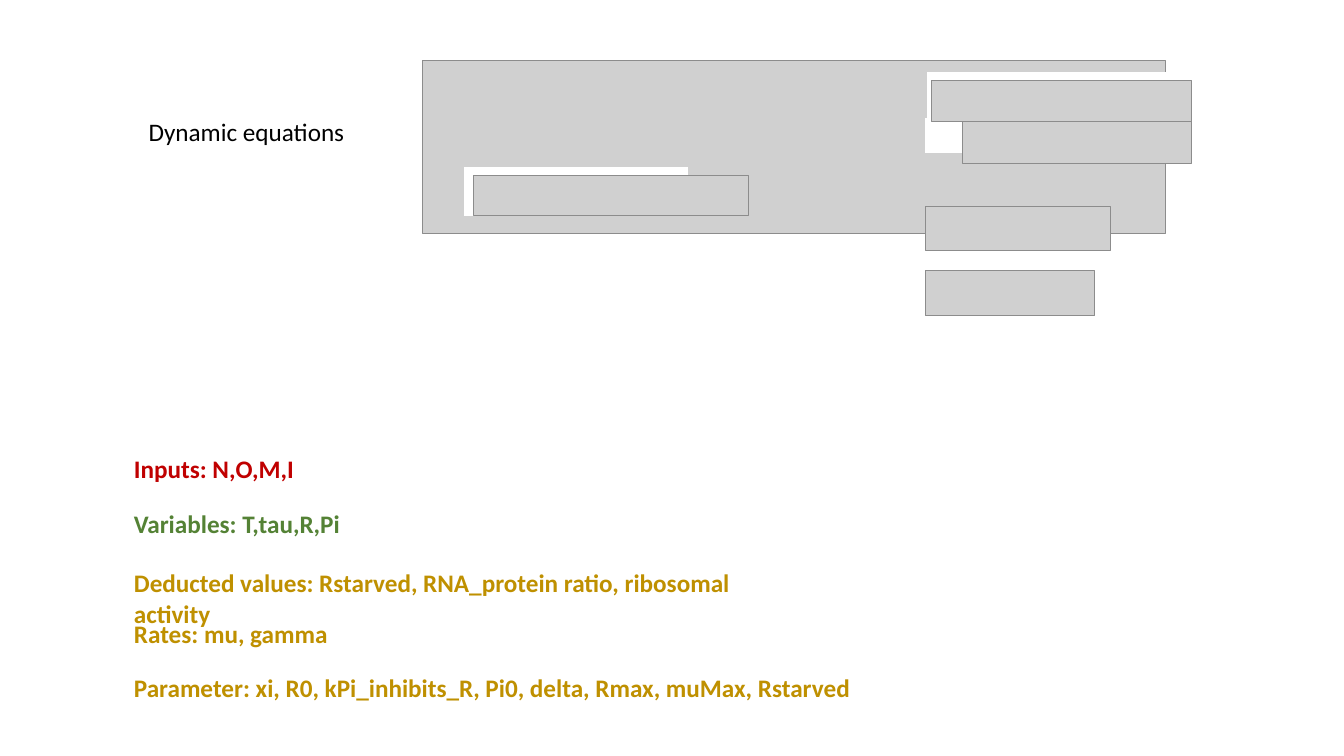
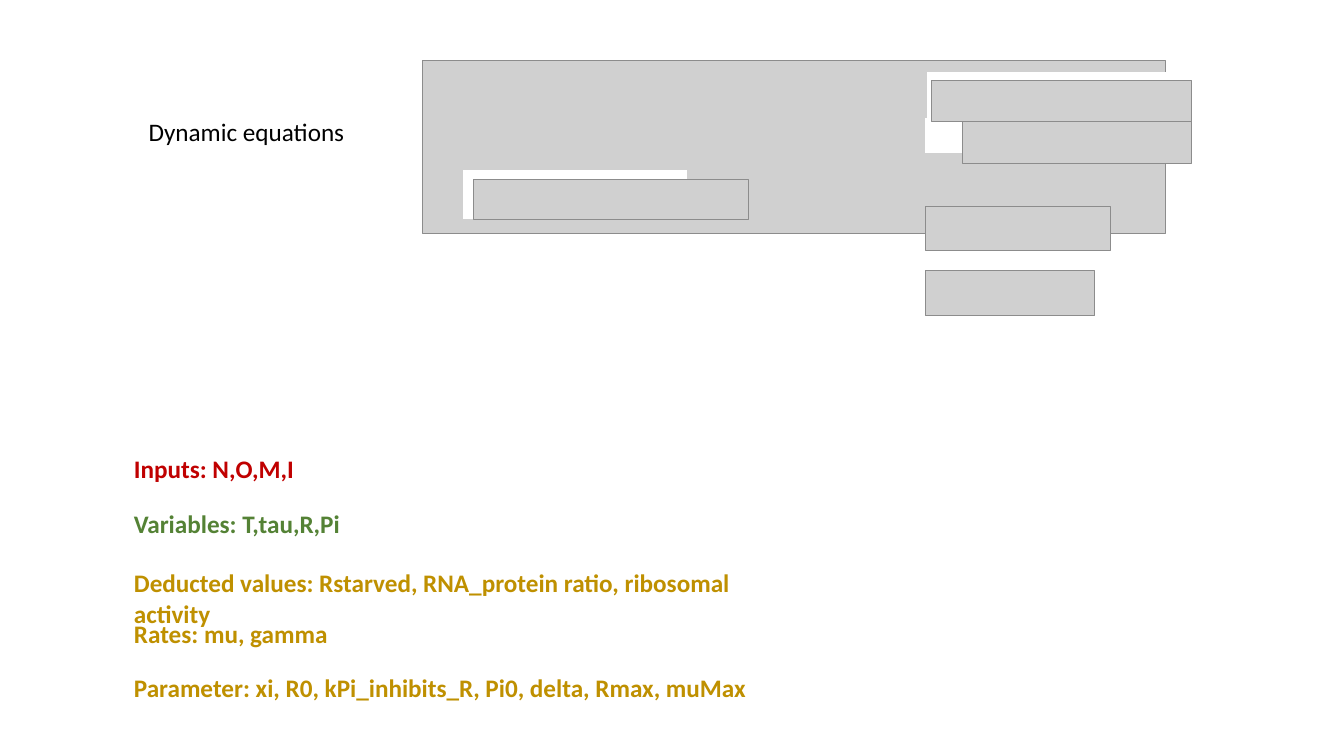
Before and after one commit to Samadarshi-Maity/Casimir-Final-Project, a slide deck: slide 2 of projectDescription.pptx. Drawn at 1344x756 pixels with LibreOffice and Linux fonts; fonts in the diff are those of the drawing; grey boxes stand for pictures. Boxes give left, top, right and bottom in pixels: in the first picture for what was removed or moved away, otherwise in the second. Text is boxed around its words. In the diff, an @@ line names an element or a change of style, - is before the commit and + after.

```diff
--- a/projectDescription.pptx
+++ b/projectDescription.pptx
@@ rectangle: place and size @@
-rectangle at box(465, 167, 688, 215)
+rectangle at box(464, 171, 687, 219)
@@ picture: place and size @@
-picture at box(474, 175, 749, 216)
+picture at box(474, 179, 749, 220)
@@ text at box(134, 679, 746, 701): text changed @@
-Parameter: xi, R0, kPi_inhibits_R, Pi0, delta, Rmax, muMax, Rstarved
+Parameter: xi, R0, kPi_inhibits_R, Pi0, delta, Rmax, muMax
```
Also in this commit, not shown: 3 other files.
